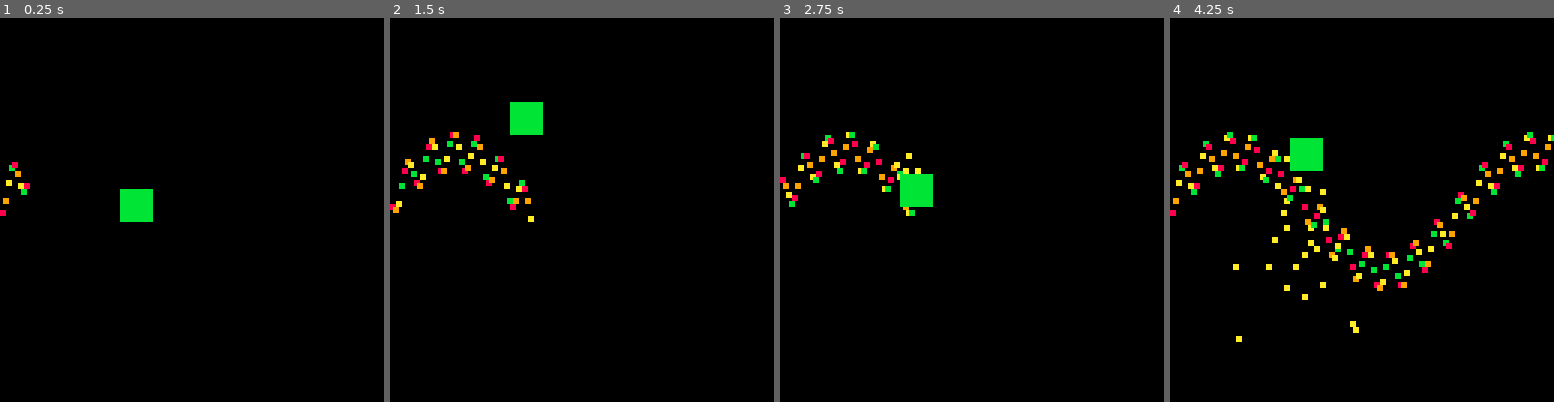
Above: before the commit, frames 1-4 (left to right).
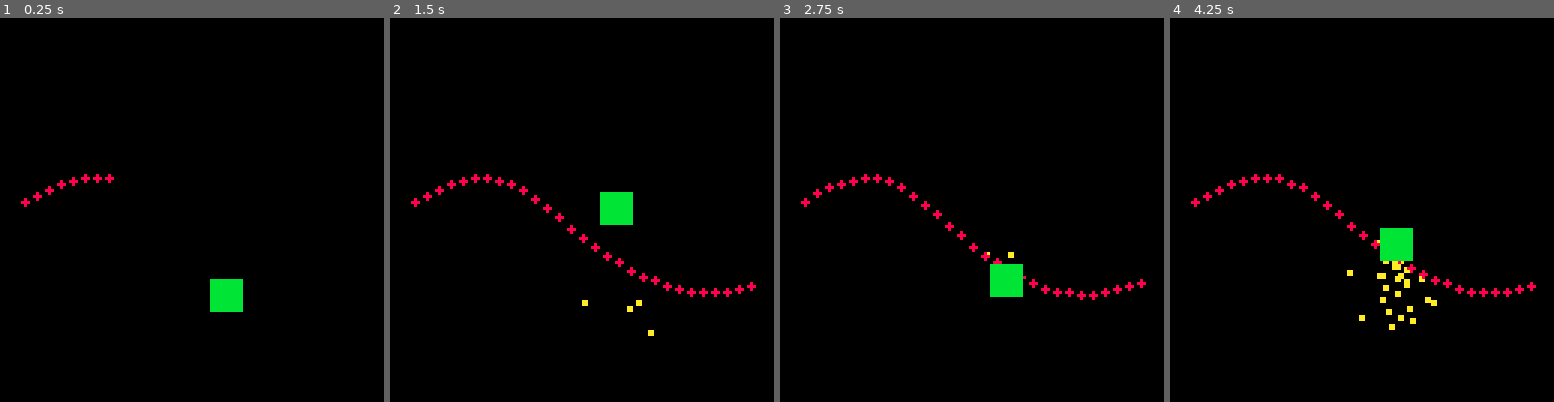
Above: after the commit, the same moments.

Repository: eriksvedang/fluctus
Game: PICO-8 cartridge gun.p8
The game is run twice, just before and just after one commit, with the same random seed, the same clock (stepped at 60 frames per second) and the same inputs.
Inputs:
- Up to frame 1 (0.25 s): no input
- Up to frame 2 (1.5 s): no input
- Up to frame 3 (2.75 s): no input
- Up to frame 4 (4.25 s): no input

The runs differ from the first frame. In frame 1, 1.9% of the frame differs, in the area x 0-64%, y 37-77%; in frame 2, 3.5%; in frame 3, 3.2%; in frame 4, 6.0%, in the area x 0-100%, y 29-85%.

Commit message:
Ported gun to use bullets.

Diff:
--- a/gun.p8
+++ b/gun.p8
@@ -12,7 +12,7 @@
 -- Sparks
 sparks = {}
 
-function createSpark(x, y)
+function create_spark(x, y)
    rx = rnd(100) * 0.01
    ry = rnd(100) * 0.01
    add(sparks, {
@@ -37,31 +37,84 @@
 -- Bullets
 bullets={{},{}}
 
+function create_bullet(dir, x, y)
+   b = {
+      dir = dir,
+      x = x,
+      y = y,
+      dx = 3,
+      col = 8
+   }
+   add(bullets[1], b)
+   return b
+end
+
+function draw_bullets()
+   for p=1,2 do
+      for bullet in all(bullets[p])
+      do
+         draw_bullet(bullet)
+      end
+   end
+end
+
+function draw_bullet(bullet)
+   circfill(bullet.x, bullet.y, 1, bullet.col)
+end
+
+function update_bullets()
+   for p=1,2 do
+      for bullet in
+      all(bullets[p]) do
+         update_bullet(bullet)
+         if bullet.x>136
+         or bullet.x<-8 then
+            del(bullets[p],bullet)
+         end
+      end
+   end
+end
+
+function update_bullet(bullet)
+   bullet.x += bullet.dir * bullet.dx
+end
+
+
 
 -- Gun
-gun1 = {
-   -- Main wave
-   amp = 20,
-   freq = 25,
-   mod = 0.01,
-   -- Second order wave
-   miniAmp = 6,
-   miniFreq = 0.1,
-   miniMod = 0.13,
-   -- Start position
-   x = 0,
-   y = 64,
-   -- Where will the gun shoot
-   dir = 1,
-   length = 128,
-   speed = 1,
-   -- Internal
-   t = 1
-}
+c_max_charge=20
+
+function create_gun()
+   return {
+      -- Main wave
+      amp = 30,
+      freq = 0.4,
+      mod = 0.6,
+      -- Second order wave
+      miniAmp = 5,
+      miniFreq = 0.75,
+      miniMod = 0.75,
+      -- Start position
+      x = 0,
+      y = 64,
+      -- Where will the gun shoot
+      dir = 1,
+      length = 30,
+      spacing = 4,
+      speed = 1,
+      -- Charging
+      charge = c_max_charge,
+      max_charge = c_max_charge,
+      -- Internal
+      i = 1,
+      t = 1,
+      bullets = {},
+   }
+end
 
 -- a block
-b1 = { x = 40,
-       y = 60,
+b1 = { x = 70,
+       y = 90,
        w = 10,
        h = 10 }
 
@@ -70,31 +123,62 @@
           y > box.y and y < box.y + box.h
 end
 
-function drawGun(g)
-   for i = 0, g.t do
-      color(8 + i % 4)
+function update_gun(g)
+   if g.i < g.length then
+      g.i += 1
+      newBullet = create_bullet(0, g.x + g.i * g.spacing, g.y)
+      add(g.bullets, newBullet)
+   end
+
+   g.t += 0.033
+
+   --print(#g.bullets)
+
+   hit = false
+   i = 1
+   yscale = 0 -- to keep shots close to the gun at similar y
+
+   for b in all(g.bullets) do
+      i += 0.033
+
+      if yscale < 1 then
+         yscale += 0.1
+      end
+
       yOffset =
-         sin((1 / g.freq) + i * g.mod) * g.amp +
-         sin(g.t * g.miniFreq + i * g.miniMod) * g.miniAmp
-      x = g.x + i
-      y = g.y + yOffset
-      point(x, y)
-      if pointCollision(x, y, b1) then
-         createSpark(x, y)
-         break
+         (sin(g.freq + i * g.mod + 0.25) * g.amp +
+          sin(g.t * g.miniFreq + i * g.miniMod) * g.miniAmp) * yscale
+
+      b.y = g.y + yOffset
+
+      if pointCollision(b.x, b.y, b1) then
+         create_spark(b.x, b.y)
+         hit = true
       end
+
+      -- if hit then
+      --    del(g.bullets, b)
+      -- end
    end
-   g.t += g.speed
 end
 
 t = 0
+gun1 = create_gun()
+
+-- create_bullet(1, 10, 30)
+-- create_bullet(-1, 100, 60)
 
 function _draw()
    cls()
-   drawGun(gun1)
+   --draw_gun(gun1)
+   update_gun(gun1)
 
    color(10)
    foreach(sparks, drawSpark)
+
+   --update_bullets()
+   color(1)
+   draw_bullets()
 
    color(11)
    t += 0.01
